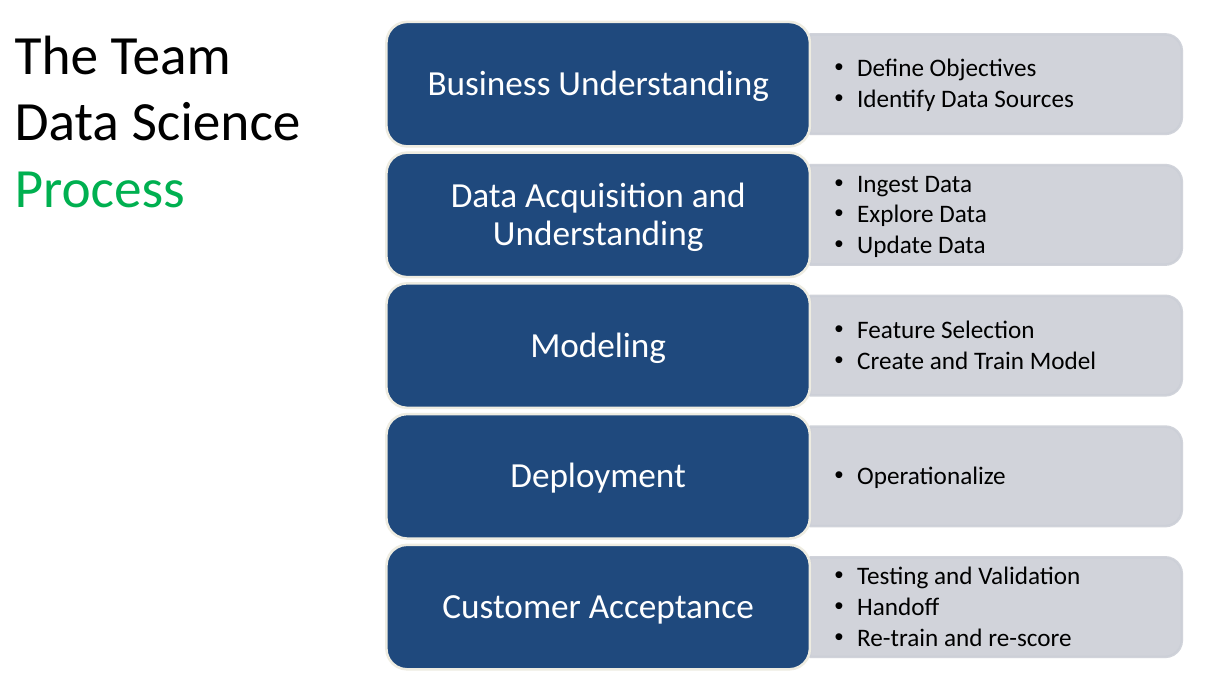
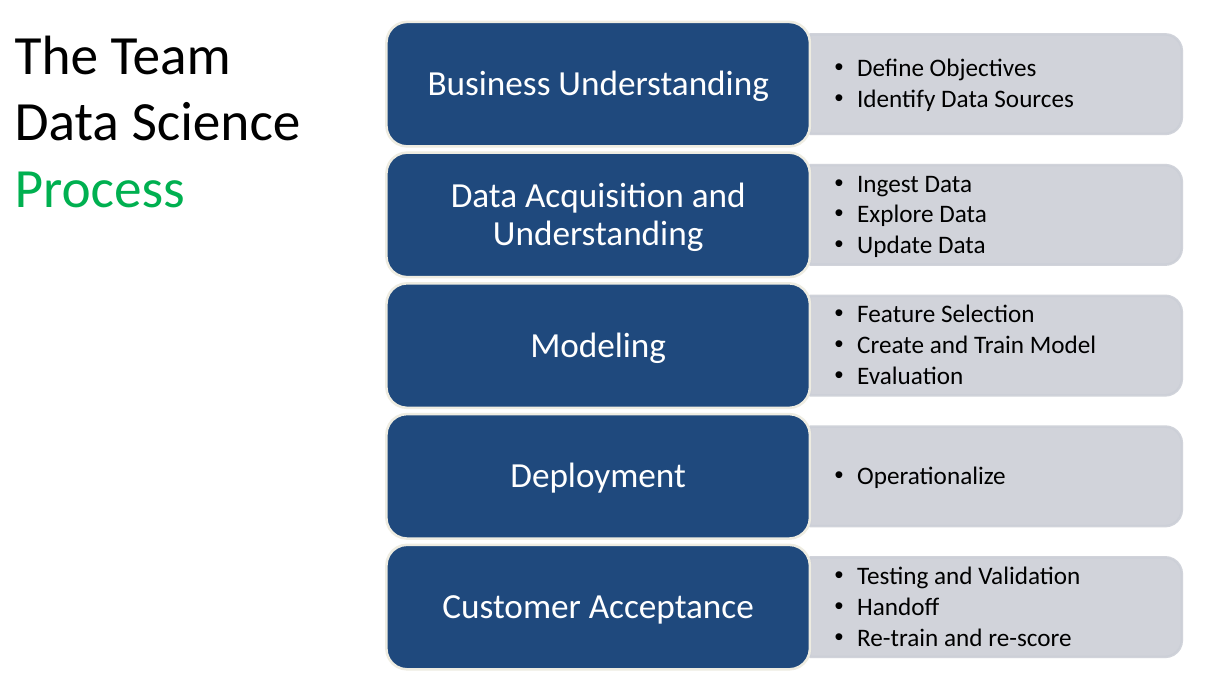
Before and after one commit to DebSarma/LearnAnalytics-CISFoundations, a slide deck: slide 4 of Instructor/CISW - Foundations Section 2.pptx. Drawn at 1232x693 pixels with LibreOffice and Linux fonts; fonts in the diff are those of the drawing. Boxes give left, top, right and bottom in pixels: in the first picture for what was removed or moved away, otherwise in the second. Text is boxed around its words. In the diff, an @@ line names an element or a change of style, - is before the commit and + after.

```diff
--- a/Instructor/CISW - Foundations Section 2.pptx
+++ b/Instructor/CISW - Foundations Section 2.pptx
@@ text at (x1=857, y1=366, x2=963, y2=384): paragraph added @@
+  • Evaluation
```
Also in this commit, not shown: 4 other slides changed, 1 other file.
